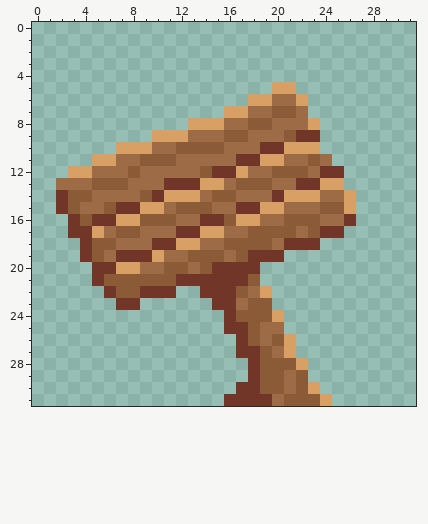
A pixel-art sprite gets an edit: Global_Game_Jam_2023/Assets/Graphics/Cartello.png. Above is the file before it was changed.
The file is 32x32 pixels.
New version:
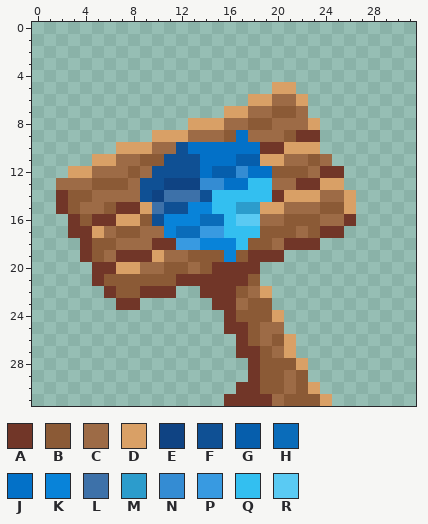
Palette (. is transparent): A #713628  B #8b5a36  C #9d6b46  D #d9a066  E #0f4383  F #0f5094  G #065eac  H #0a6cba  J #0371c8  K #0883d9  L #3d71a9  M #2c9ccc  N #348cd3  P #389ae1  Q #33bff0  R #5acaf3
From old to new:
Changed rows in their new state; - is an unchanged pixel.
first column x 9:
 9 --------J--
10 ---FJJJJJJ-
11 --FFFJJJGG-
12 -FFFFJGGNJJ
13 FFEEENNJJQQ
14 FELLLFQQQQQ
15 -LFFKKQQMM-
16 -FKKKHHQRR-
17 --KHHPPQQQ-
18 ---PPKKKQ--
19 -------K---
